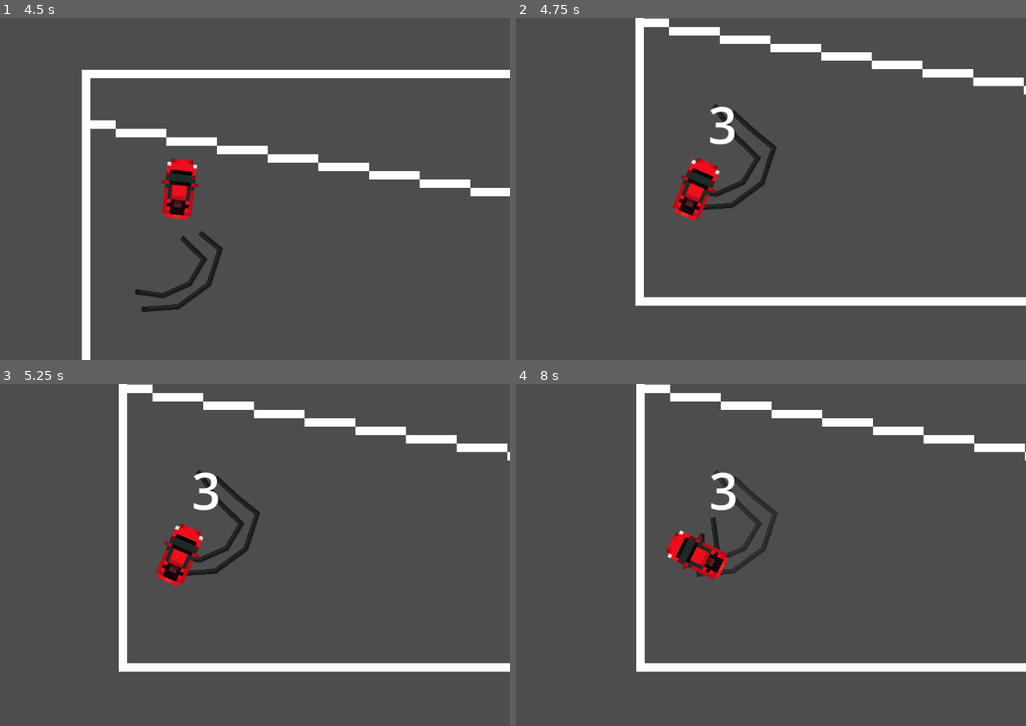
Above: before the commit, frames 1-4 (two rows, left to right).
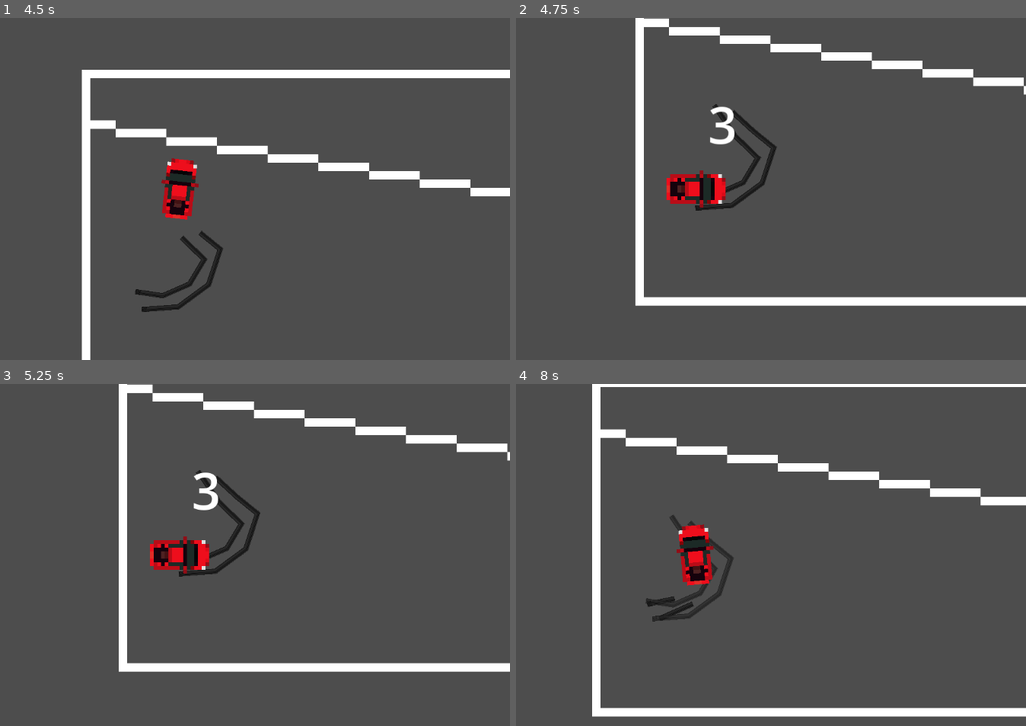
Above: after the commit, the same moments.

Repository: JBlitzar/One-Button-Racing
Game: Godot game, scene res://Main.tscn
Two runs of this game, one before a commit and one after it. Both use one fixed random seed, a clock stepped at 60 frames per second and the inputs below.
Inputs (mouse positions are in pixels of both pictures, inside the frame that each line leads up to):
- Up to frame 1 (4.5 s): click "Play!" at 0.5 s; tap Enter at 1.25, 3.5 s; move the mouse to (341, 171) at 1.27 s; press the mouse at (341, 171) at 1.28 s; tap Space at 2 s; move the mouse to (86, 206) at 2.02 s; release the mouse at (86, 206) at 2.03 s; click (86, 206) at 2.1 s; move the mouse to (265, 113) at 2.77 s; press the mouse at (265, 113) at 2.78 s; move the mouse to (173, 257) at 3.52 s; release the mouse at (173, 257) at 3.53 s; click (173, 257) at 3.6 s; move the mouse to (387, 240) at 4.27 s; press the mouse at (387, 240) at 4.28 s
- Up to frame 2 (4.75 s): no input
- Up to frame 3 (5.25 s): move the mouse to (25, 503) at 5.02 s; release the mouse at (25, 503) at 5.03 s; click (25, 503) at 5.1 s
- Up to frame 4 (8 s): move the mouse to (750, 555) at 5.77 s; press the mouse at (750, 555) at 5.78 s; tap Space at 6.5 s; move the mouse to (628, 469) at 6.52 s; release the mouse at (628, 469) at 6.53 s; click (628, 469) at 6.6 s; tap Enter at 7.25 s; move the mouse to (857, 537) at 7.27 s; press the mouse at (857, 537) at 7.28 s

Frame 1 is identical in both runs. In frame 2, 1.2% of the frame differs, in the area x 29-42%, y 40-60%; in frame 3, 1.2%; in frame 4, 15%, in the area x 14-100%, y 0-98%.

Commit message:
Sound effects

Diff:
--- a/Main.gd
+++ b/Main.gd
@@ -6,15 +6,22 @@
 
 func handle_player_fail():
 	pass
-
+func reset_music():
+	await get_tree().create_timer(3.0).timeout
+	$Theme.play()
 func on_game_win():
 	next_scene_index = 0
+	$Win.play()
+	$Theme.stop()
+	reset_music()
 
 func handle_player_win():
+
 	remove_child(instance)
 	if(len(scenes) <= next_scene_index):
 		reset_ui()
 	else:
+		$Level.play()
 		instantiate_next_scene()
 
 func reset_ui():
--- a/Main.tscn
+++ b/Main.tscn
@@ -1,7 +1,10 @@
-[gd_scene load_steps=4 format=3 uid="uid://bx7g44k0biiud"]
+[gd_scene load_steps=7 format=3 uid="uid://bx7g44k0biiud"]
 
 [ext_resource type="Script" path="res://Main.gd" id="1_0c3xc"]
 [ext_resource type="PackedScene" uid="uid://e85ptd8p0ofu" path="res://Level.tscn" id="2_ts7kf"]
+[ext_resource type="AudioStream" uid="uid://cl8hcr2u7r1ri" path="res://2012_november_fakeAwake04 back to A minor.wav" id="3_iiw4v"]
+[ext_resource type="AudioStream" uid="uid://cly33dh7niqm5" path="res://level.wav" id="4_uy8wu"]
+[ext_resource type="AudioStream" uid="uid://dyelsjc4n422u" path="res://Won!.wav" id="5_v7u4x"]
 
 [sub_resource type="LabelSettings" id="LabelSettings_c3vh2"]
 font_size = 96
@@ -47,4 +50,14 @@
 scale = Vector2(5, 5)
 text = "Play!"
 
+[node name="Theme" type="AudioStreamPlayer2D" parent="."]
+stream = ExtResource("3_iiw4v")
+autoplay = true
+
+[node name="Level" type="AudioStreamPlayer2D" parent="."]
+stream = ExtResource("4_uy8wu")
+
+[node name="Win" type="AudioStreamPlayer2D" parent="."]
+stream = ExtResource("5_v7u4x")
+
 [connection signal="pressed" from="UI/Play" to="." method="_on_play_pressed"]
--- a/Player.gd
+++ b/Player.gd
@@ -19,15 +19,21 @@
 var going = false
 func start():
 	going = true
+	position = start_pos
+	rotation = start_rot
+	direction = Vector2(1,0)
 func _ready():
 	bias = angle_displacement
 	start_pos = position
 	start_rot = rotation
+	print(start_rot)
 func on_collide():
 	emit_signal("collided")
 	position = start_pos
-	rotation = start_rot
+	$CollisionShape2D.rotation = start_rot
+	$Sprite2D.rotation = start_rot
 	going = false
+	$Crash.play()
 func _physics_process(delta):
 	frameCount += 1
 	if going:
@@ -62,6 +68,7 @@
 func switch_direction():
 	bias *= -1
 	switched_direction.emit()
+	$Skid.play()
 func _input(event):
 	if event.is_action_pressed("button"):
 		switch_direction()
--- a/Player.tscn
+++ b/Player.tscn
@@ -1,7 +1,9 @@
-[gd_scene load_steps=4 format=3 uid="uid://dp8tvxeg6al1n"]
+[gd_scene load_steps=6 format=3 uid="uid://dp8tvxeg6al1n"]
 
 [ext_resource type="Script" path="res://Player.gd" id="1_4cgx8"]
 [ext_resource type="Texture2D" uid="uid://df3eplt0h4fvi" path="res://car.png" id="2_oouhx"]
+[ext_resource type="AudioStream" uid="uid://cq8o5hel7a3b6" path="res://skid.wav" id="3_pbd1r"]
+[ext_resource type="AudioStream" uid="uid://do88wl8wpsxel" path="res://crash.ogg" id="4_amwmr"]
 
 [sub_resource type="RectangleShape2D" id="RectangleShape2D_waj7j"]
 size = Vector2(110, 55)
@@ -27,3 +29,9 @@
 [node name="LeftWheelAnchor" type="Node2D" parent="Sprite2D"]
 position = Vector2(-8, -2.57143)
 scale = Vector2(0.142857, 0.142857)
+
+[node name="Skid" type="AudioStreamPlayer2D" parent="."]
+stream = ExtResource("3_pbd1r")
+
+[node name="Crash" type="AudioStreamPlayer2D" parent="."]
+stream = ExtResource("4_amwmr")
Not shown, added: 2012_november_fakeAwake04 back to A minor.wav.import
Not shown, added: Won!.wav.import
Not shown, added: crash.ogg.import
Not shown, added: level.wav.import
Not shown, added: skid.wav.import
Not shown, changed: todo.txt
Not shown, added: 2012_november_fakeAwake04 back to A minor.wav
Not shown, added: Won!.wav
Not shown, added: crash.ogg
Not shown, added: level.wav
Not shown, added: skid.wav
